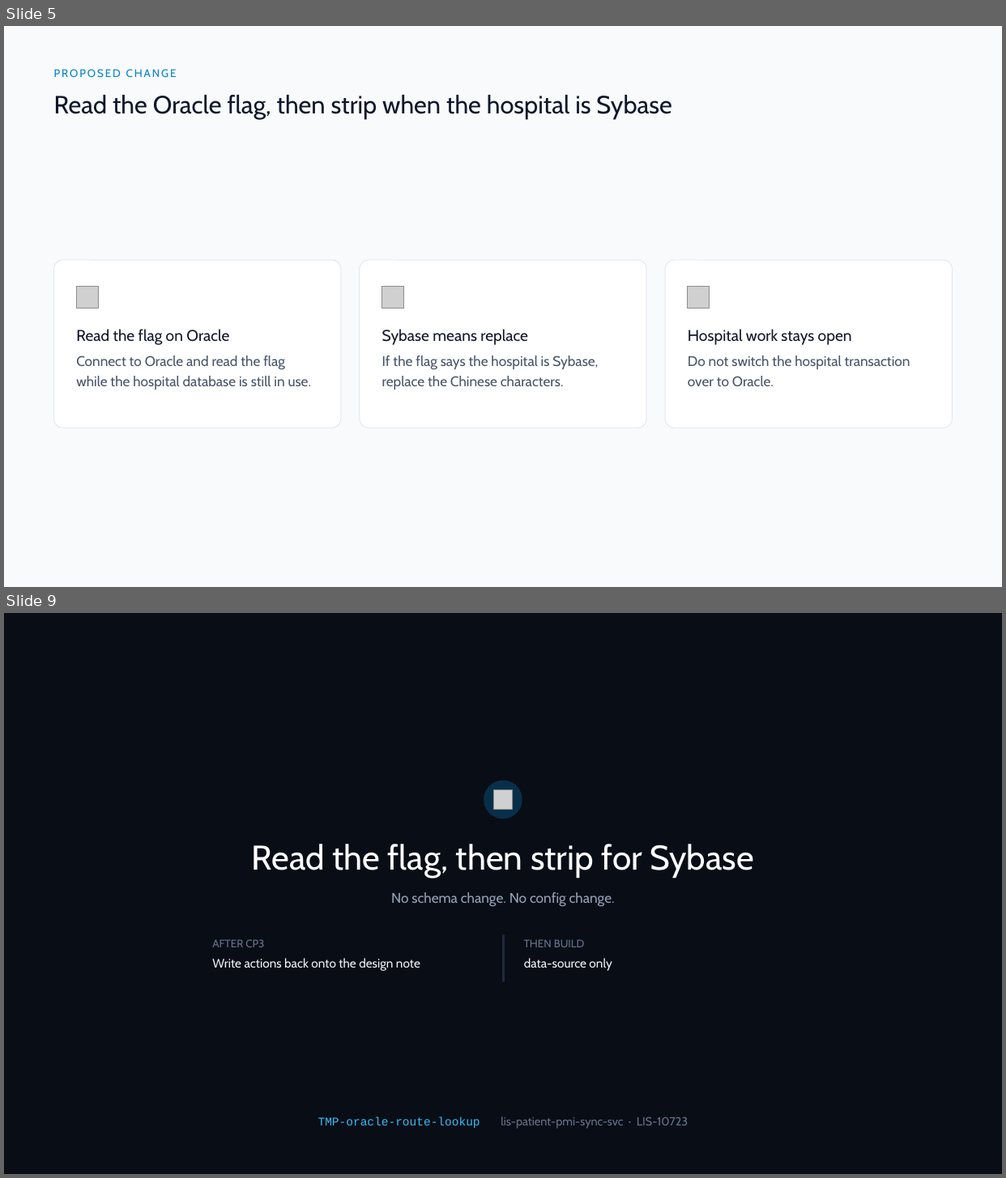
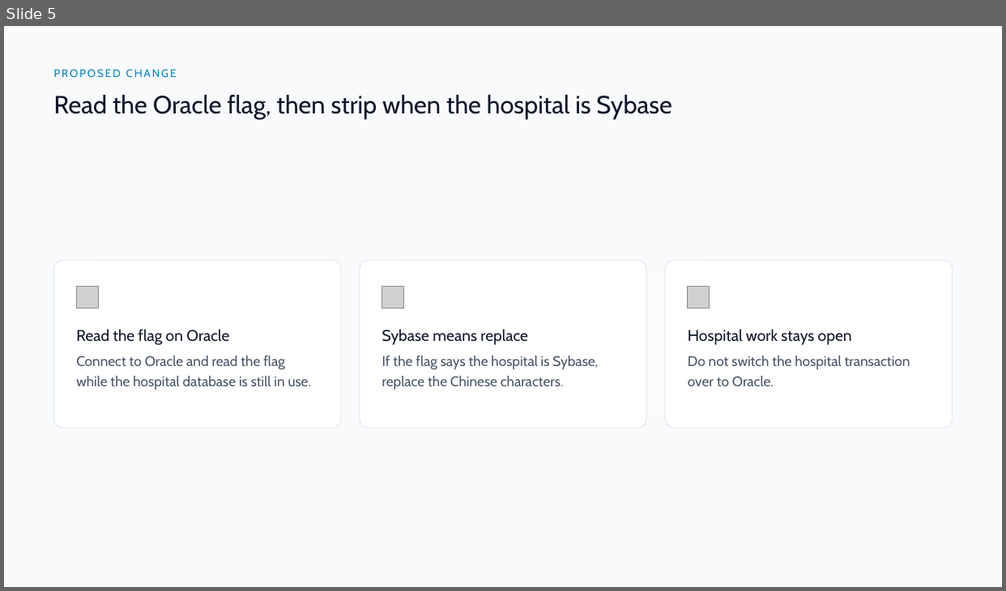
Before and after one commit to DragonChong/HA-Notes, a slide deck: SDLC/Projects/TMP-oracle-route-lookup — Oracle route lookup/assets/Oracle route lookup.pptx. Shown one above the other, each under a label of ours: slides 5 and 9 before the commit, slide 5 after it; the slides between them are not shown. The pictures are 1006x1178 and 1006x591 pixels, drawn with LibreOffice and Linux fonts; fonts in the diff are those of the drawing; grey boxes stand for pictures. Boxes give left, top, right and bottom in pixels: in the first picture for what was removed or moved away, otherwise in the second. Text is boxed around its words. In the diff, an @@ line names an element or a change of style, - is before the commit and + after.

```diff
--- a/SDLC/Projects/TMP-oracle-route-lookup — Oracle route lookup/assets/Oracle route lookup.pptx
+++ b/SDLC/Projects/TMP-oracle-route-lookup — Oracle route lookup/assets/Oracle route lookup.pptx
@@ slide 9 removed at bbox=[4, 613, 1002, 1174], background #090D16 @@
@@ ellipse removed at bbox=[484, 781, 522, 818] @@
@@ picture removed at bbox=[493, 790, 513, 809] @@
@@ text removed at bbox=[252, 844, 753, 878] @@
-Read the flag, then strip for Sybase
@@ text removed at bbox=[391, 892, 615, 907] @@
-No schema change. No config change.
@@ text removed at bbox=[212, 939, 264, 948] @@
-AFTER CP3
@@ rectangle removed at bbox=[503, 935, 504, 982] @@
@@ text removed at bbox=[524, 939, 585, 948] @@
-THEN BUILD
@@ text removed at bbox=[212, 958, 420, 971] @@
-Write actions back onto the design note
@@ text removed at bbox=[524, 958, 612, 971] @@
-data-source only
@@ text removed at bbox=[318, 1117, 688, 1129] @@
-TMP-oracle-route-lookup lis-patient-pmi-sync-svc · LIS-10723
```
Also in this commit, not shown: 1 slide changed, 1 slide added, 2 other slides removed, 5 other files.
